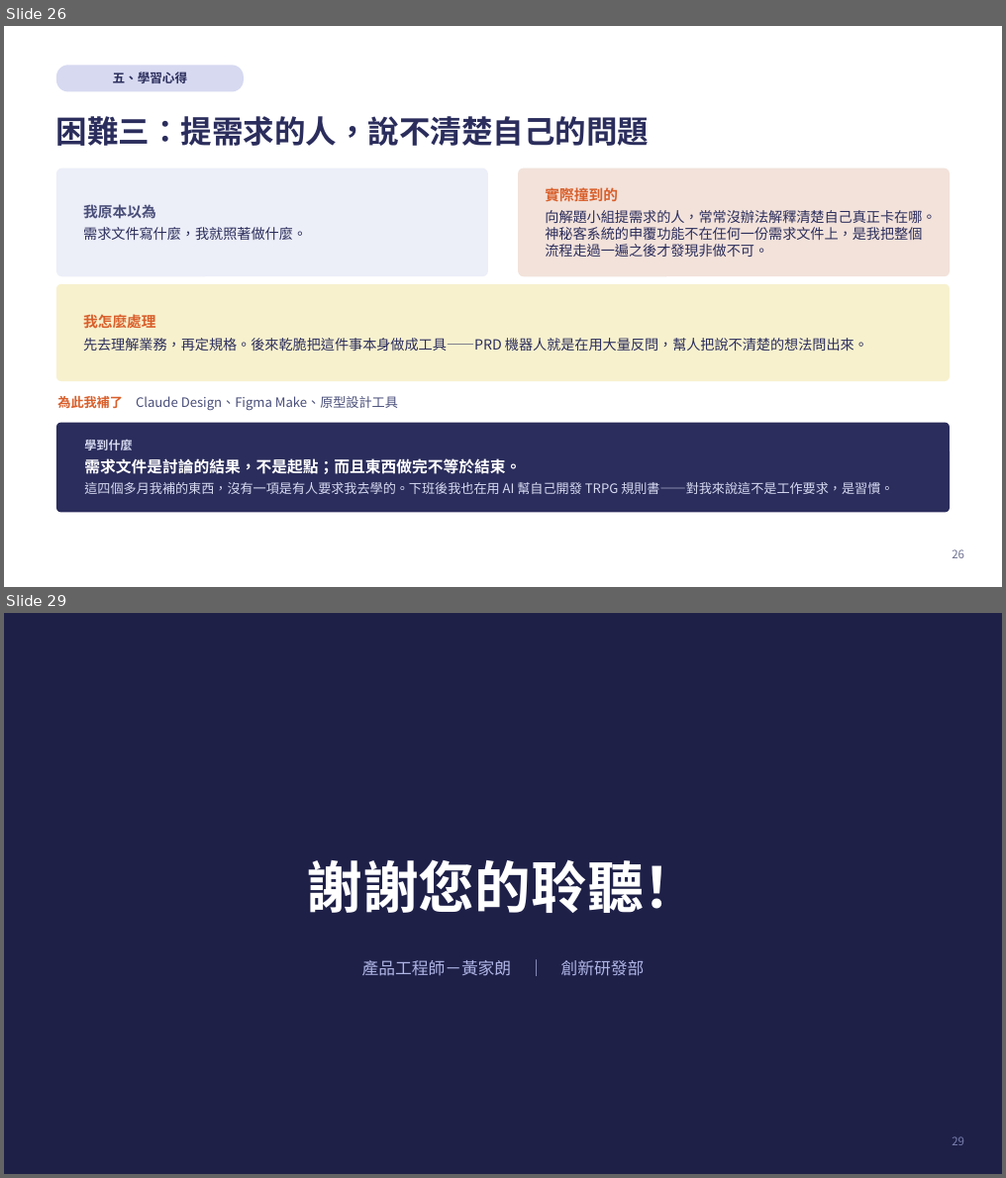
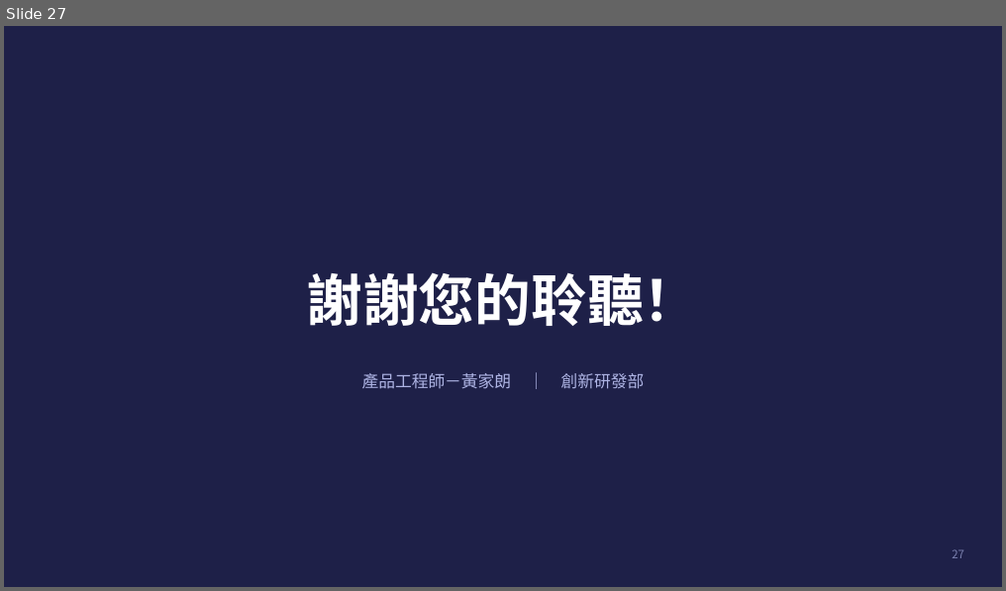
Before and after one commit to kirihuang-bit/freshman-report, a slide deck: 黃家朗新人報告.pptx. Shown one above the other, each under a label of ours: slides 26 and 29 before the commit, slide 27 after it; the slides between them are not shown. The pictures are 1006x1178 and 1006x591 pixels, drawn with LibreOffice and Linux fonts; fonts in the diff are those of the drawing. Boxes give left, top, right and bottom in pixels: in the first picture for what was removed or moved away, otherwise in the second. Text is boxed around its words. In the diff, an @@ line names an element or a change of style, - is before the commit and + after.

```diff
--- a/黃家朗新人報告.pptx
+++ b/黃家朗新人報告.pptx
@@ slide 26 removed at <box>4,26,1002,587</box>, background #FFFFFF @@
@@ rounded rectangle removed at <box>56,65,244,92</box> @@
-五、學習心得
@@ text removed at <box>56,116,648,146</box> @@
-困難三：提需求的人，說不清楚自己的問題
@@ rounded rectangle removed at <box>56,169,488,276</box> @@
-我原本以為
-需求文件寫什麼，我就照著做什麼。
@@ rounded rectangle removed at <box>519,169,950,276</box> @@
-實際撞到的
-向解題小組提需求的人，常常沒辦法解釋清楚自己真正卡在哪。神秘客系統的申覆功能不在任何一份需求文件上，是我把整個流程走過一遍之後才發現非做不可。
@@ rounded rectangle removed at <box>56,284,949,381</box> @@
-我怎麼處理
-先去理解業務，再定規格。後來乾脆把這件事本身做成工具——PRD 機器人就是在用大量反問，幫人把說不清楚的想法問出來。
@@ text removed at <box>57,396,398,411</box> @@
-為此我補了 Claude Design、Figma Make、原型設計工具
@@ rounded rectangle removed at <box>56,423,949,513</box> @@
-學到什麼
-需求文件是討論的結果，不是起點；而且東西做完不等於結束。
-這四個多月我補的東西，沒有一項是有人要求我去學的。下班後我也在用 AI 幫自己開發 TRPG 規則書——對我來說這不是工作要求，是習慣。
@@ page number removed at <box>951,550,964,559</box> @@
-26
@@ what was slide 29 is now slide 27 @@
@@ page number at <box>951,550,964,559</box>: text changed @@
-29
+27
```
Also in this commit, not shown: 3 slides changed, 3 slides added, 4 other slides removed, 1 other file.
